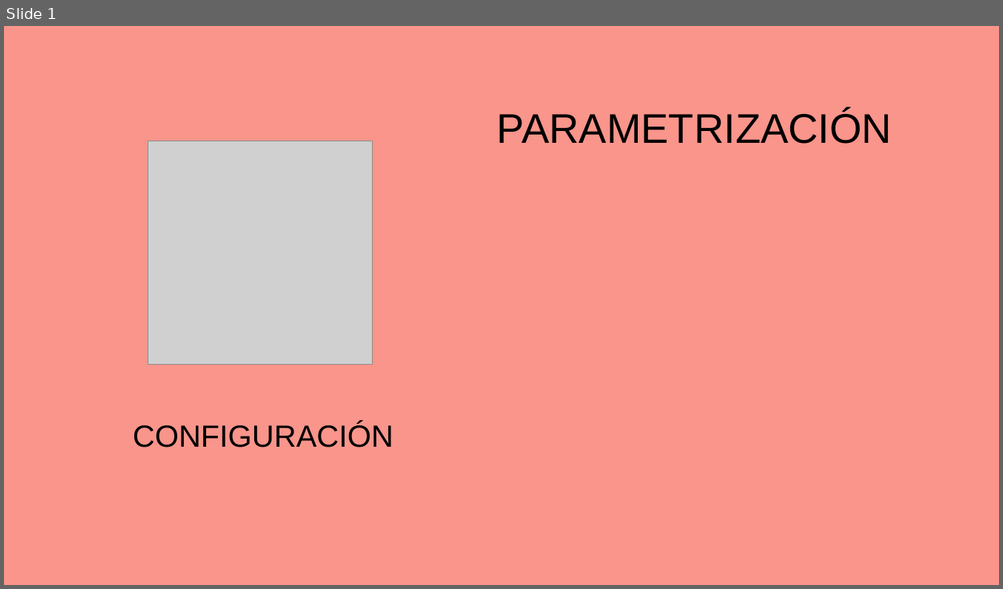
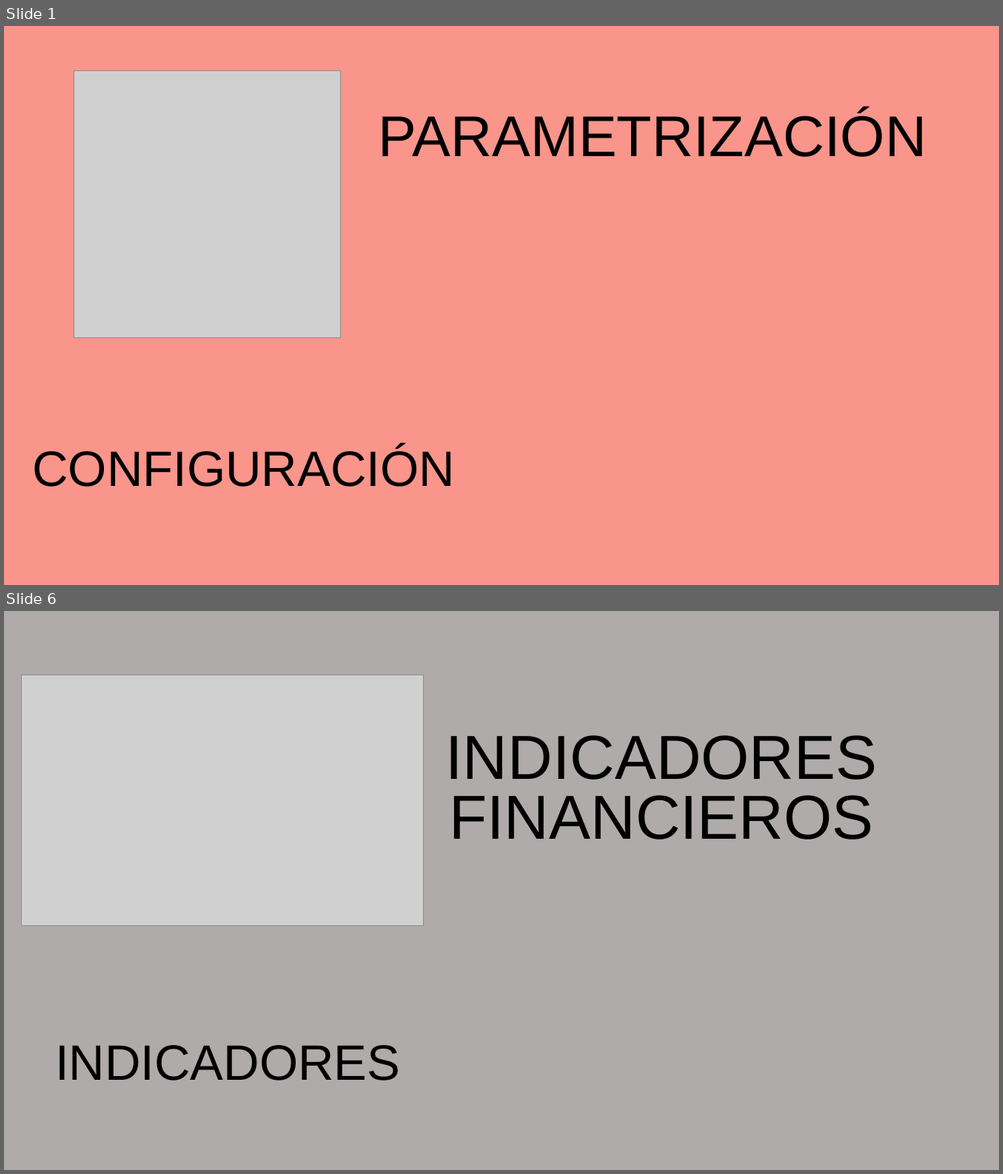
Before and after one commit to anderlike2/ManejoFondo, a slide deck: Documentacion/GeneradorOpciones.pptx. Shown one above the other, each under a label of ours: slide 1 before the commit, slides 1 and 6 after it; the slides between them are not shown. The pictures are 1003x589 and 1003x1174 pixels, drawn with LibreOffice and Linux fonts; fonts in the diff are those of the drawing; grey boxes stand for pictures. Boxes give left, top, right and bottom in pixels: in the first picture for what was removed or moved away, otherwise in the second. Text is boxed around its words. In the diff, an @@ line names an element or a change of style, - is before the commit and + after.

```diff
--- a/Documentacion/GeneradorOpciones.pptx
+++ b/Documentacion/GeneradorOpciones.pptx
@@ slide 6 added at bbox=[4, 611, 999, 1170], background #AFABAB @@
@@ picture added at bbox=[21, 675, 423, 925] @@
@@ text added at bbox=[446, 735, 877, 840], 60 pt, text #000000 @@
+INDICADORES FINANCIEROS
@@ text added at bbox=[55, 1045, 400, 1081], 48 pt, text #000000 @@
+INDICADORES
@@ slide 1 changed as well @@
@@ picture: place and size @@
-picture at bbox=[148, 141, 372, 365]
+picture at bbox=[74, 70, 341, 338]
@@ text "PARAMETRIZACIÓN": place and size @@
-text "PARAMETRIZACIÓN" at bbox=[497, 110, 891, 144]
+text "PARAMETRIZACIÓN" at bbox=[378, 111, 926, 157]
@@ text "PARAMETRIZACIÓN" at bbox=[378, 111, 926, 157]: size 40 to 55.5 pt @@
@@ text "CONFIGURACIÓN": place and size @@
-text "CONFIGURACIÓN" at bbox=[133, 423, 393, 448]
+text "CONFIGURACIÓN" at bbox=[32, 447, 455, 487]
@@ text "CONFIGURACIÓN" at bbox=[32, 447, 455, 487]: size 29.6 to 48 pt @@
```
Also in this commit, not shown: 6 other slides added, 11 other files.
